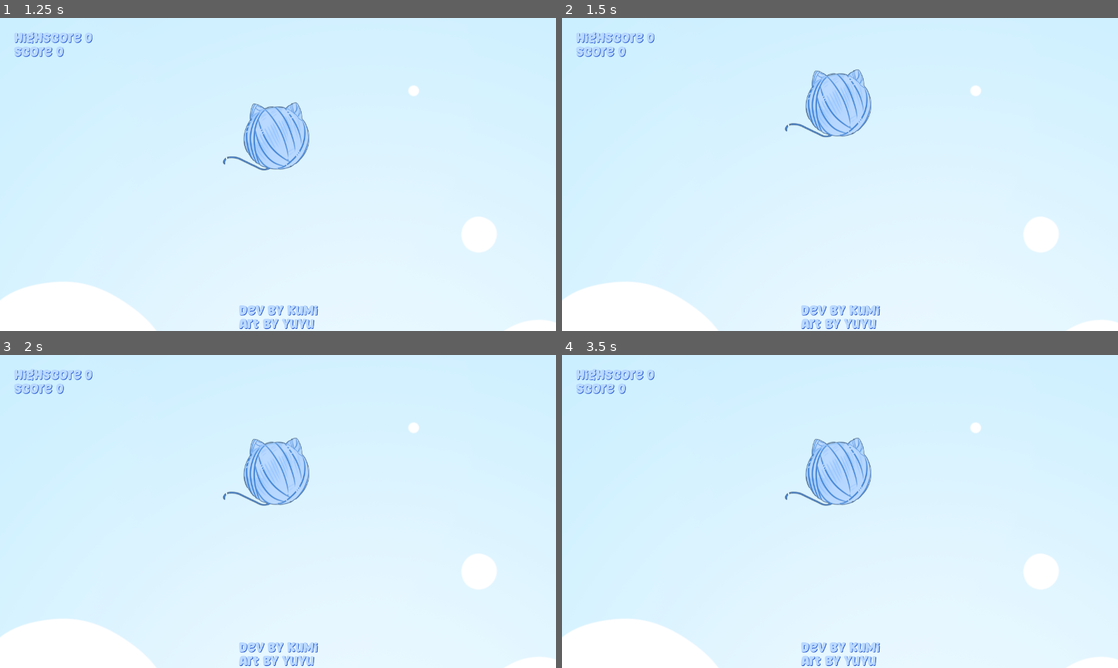
Above: before the commit, frames 1-4 (two rows, left to right).
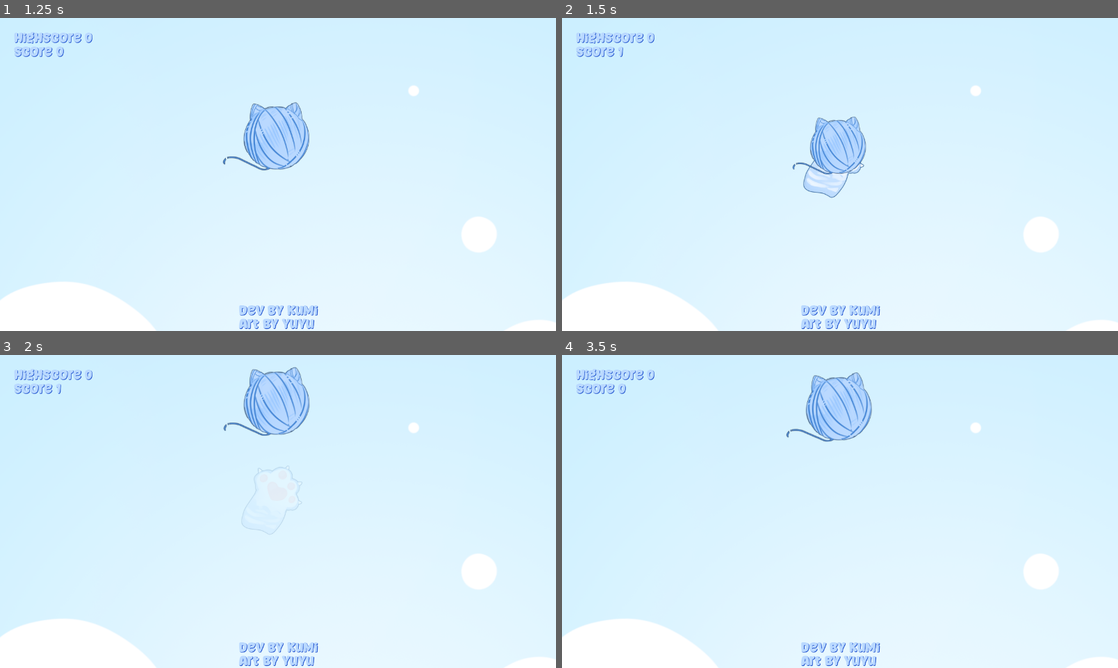
Above: after the commit, the same moments.

Repository: kumikohime/ClickTheBall
Game: Godot game, scene res://Game.tscn
Two runs of this game, one before a commit and one after it. Both use one fixed random seed, a clock stepped at 60 frames per second and the inputs below.
Inputs (mouse positions are in pixels of both pictures, inside the frame that each line leads up to):
- Up to frame 1 (1.25 s): click "Start" at 0.5 s
- Up to frame 2 (1.5 s): tap Enter (ui_accept) at 1.25 s; move the mouse to (840, 140) at 1.27 s; hold Enter (ui_accept) from 1.28 s (still down); click (840, 140) at 1.42 s
- Up to frame 3 (2 s): keep holding Enter (ui_accept)
- Up to frame 4 (3.5 s): move the mouse to (728, 527) at 2.02 s; release Enter (ui_accept) at 2.03 s; tap Enter (ui_accept) at 2.1, 2.27, 2.57 s; click (728, 527) at 2.17 s; move the mouse to (895, 442) at 2.77 s; hold Enter (ui_accept) from 2.78 s (still down); click (895, 442) at 2.92 s

Frame 1 is identical in both runs. In frame 2, 3.3% of the frame differs, in the area x 10-56%, y 9-58%; in frame 3, 4.2%, in the area x 10-56%, y 3-58%; in frame 4, 4.2%.
Error after the commit: Invalid call. Nonexistent function 'reset' in base 'RigidBody2D (BallBody.gd)'. (res://Game.gd:44)

Commit message:
Fix ball not resetting properly

Diff:
--- a/project/Game.gd
+++ b/project/Game.gd
@@ -38,8 +38,14 @@
 
 	await get_tree().create_timer(2).timeout
 	start_button.show()
-	my_ball.queue_free()
-	spawn_ball()
+	reset()
+
+func reset():
+	my_ball.reset()
+	game_over.monitoring = false
+	my_ball.freeze = true
+	my_ball.linear_velocity = Vector2.ZERO
+	my_ball.move_to(spawn_point.global_position)
 
 func spawn_ball():
 	my_ball = Ball.instantiate()
@@ -50,10 +56,7 @@
 func start():
 	score = 0
 
-	game_over.monitoring = false
-	my_ball.freeze = true
-	my_ball.linear_velocity = Vector2.ZERO
-	my_ball.global_position = spawn_point.global_position
+	reset()
 	remove_child(my_ball)
 	my_ball.freeze = false
 	my_ball.input_pickable = true
